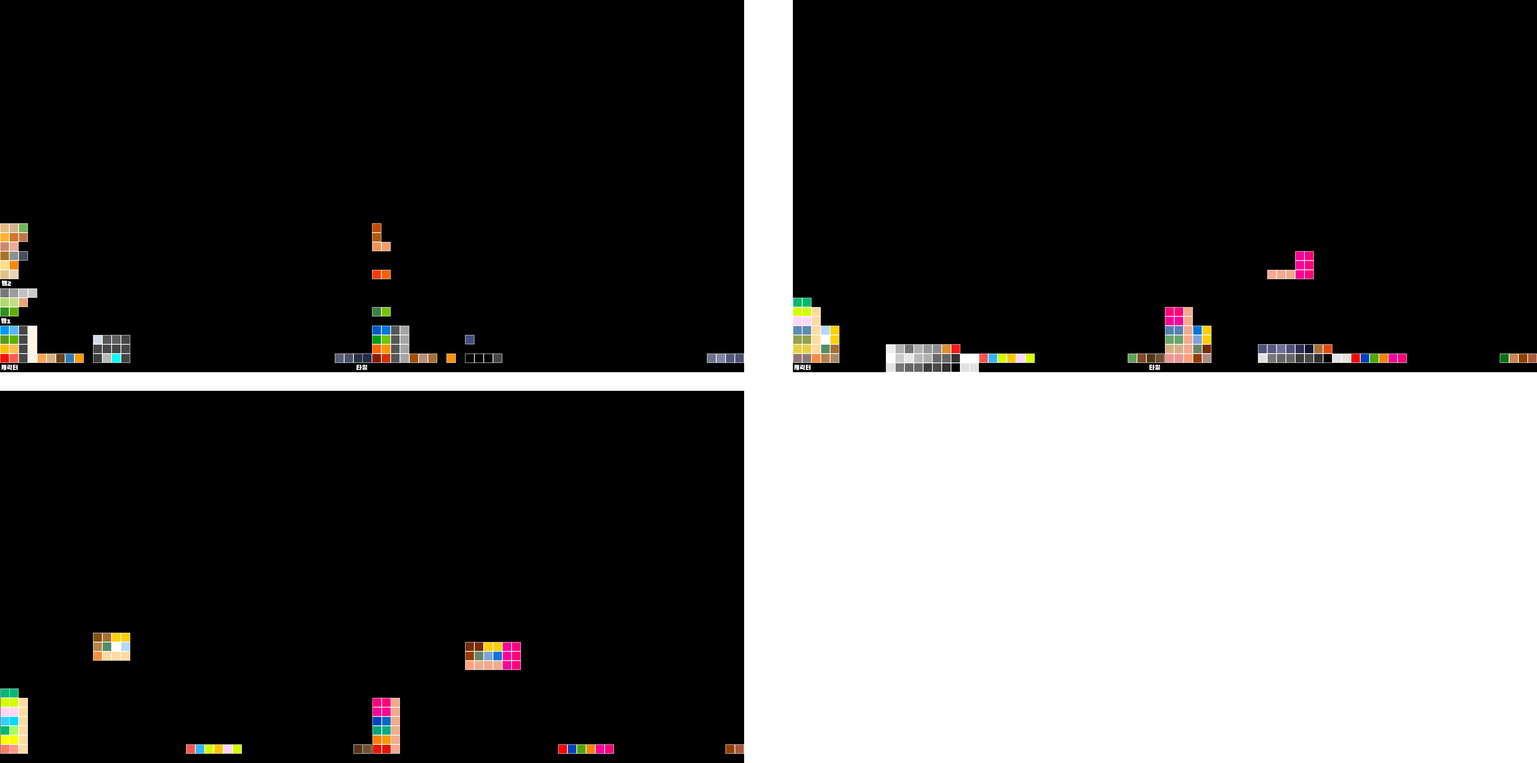
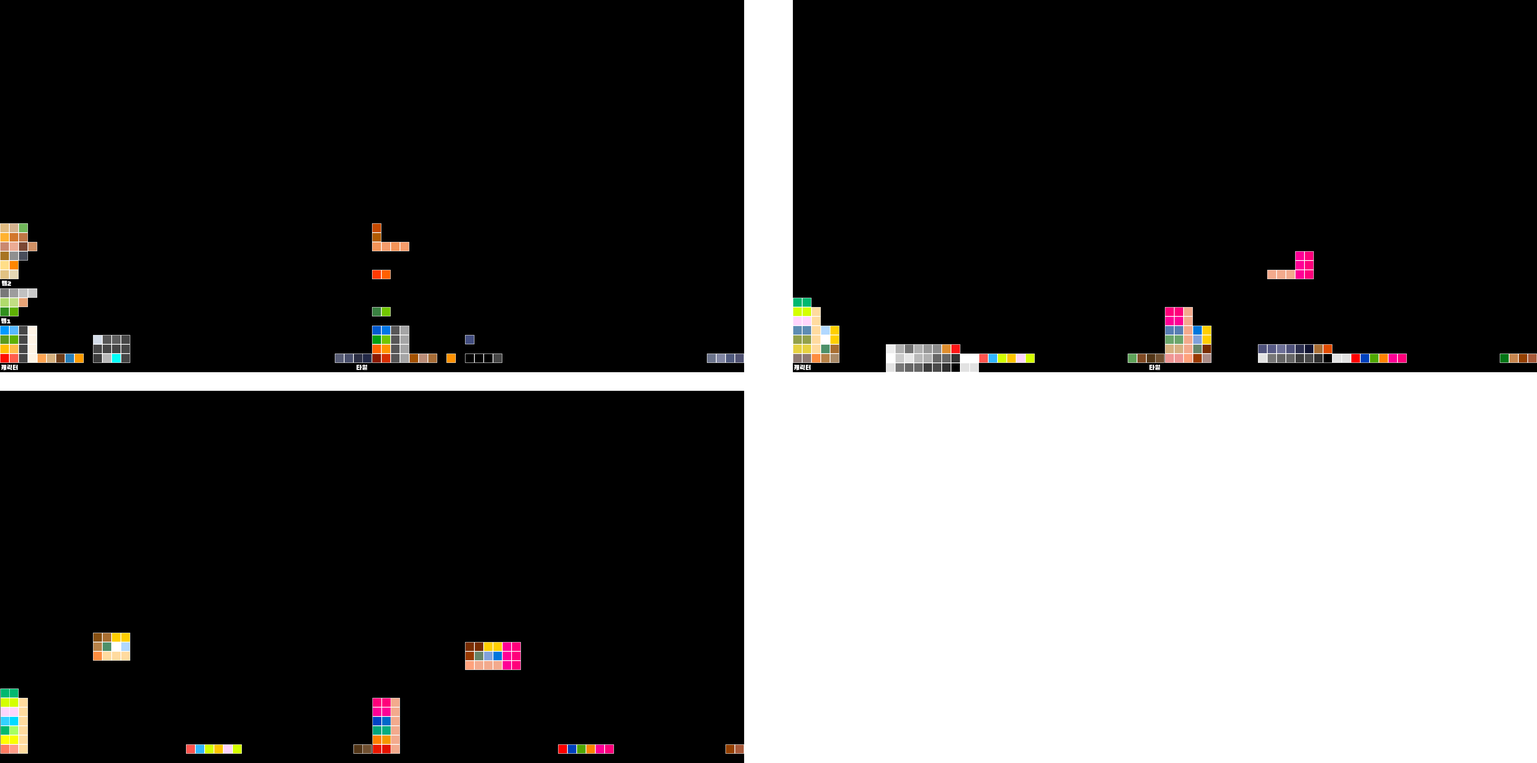
Before/after of a 1537x763 layered artwork. What changed in the layer stack:
added layer "사각형 1 복사 2 copy 복사 9" in group "Block-EM" over [399, 241, 410, 252]
added layer "사각형 1 복사 72" in group "Block-EM" over [390, 241, 400, 252]
added layer "사각형 1 복사 2 copy 복사 8" in group "Block-BM" over [27, 241, 38, 252]
added layer "사각형 1 복사 71" in group "Block-BM" over [18, 241, 28, 252]
